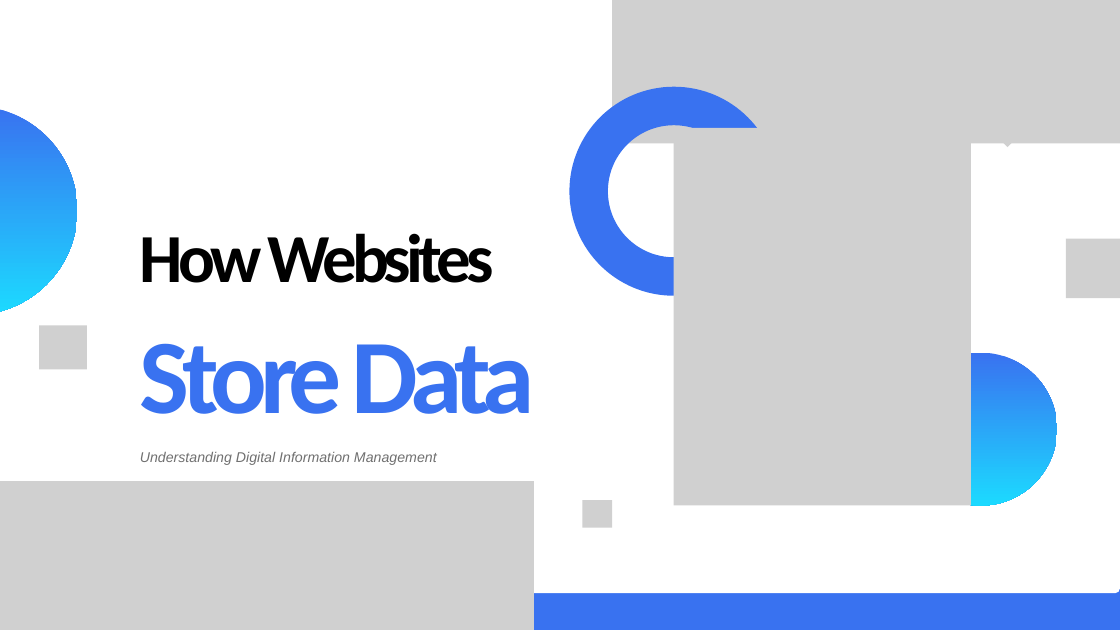
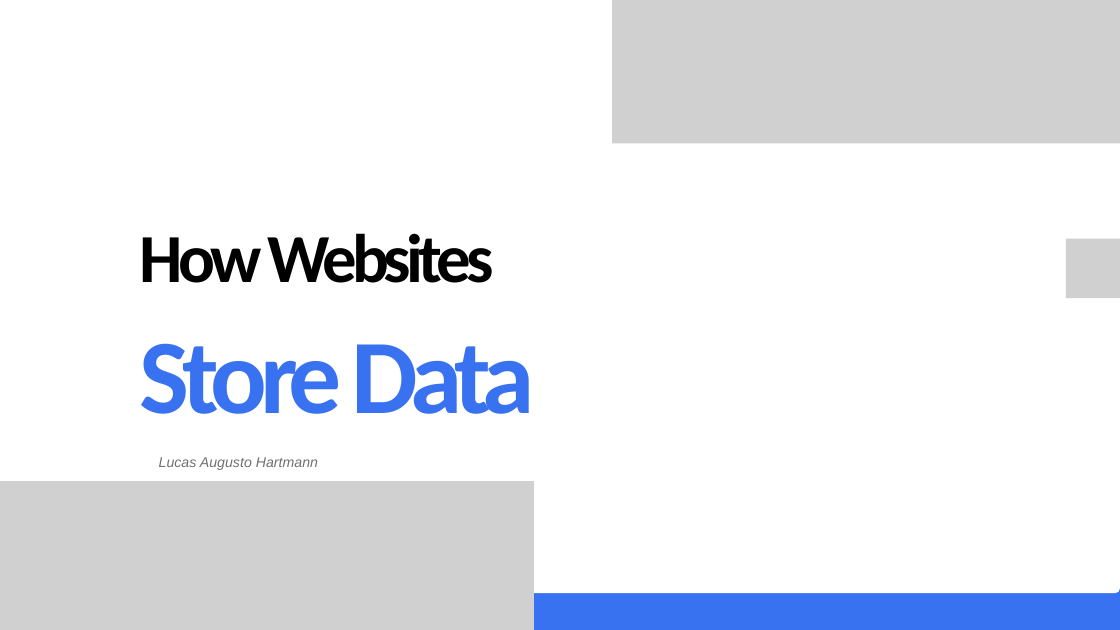
Before and after one commit to lucashartmann/Senac, a slide deck: slide 1 of Inglês/Março 26/Aula 16/websites.pptx. Drawn at 1120x630 pixels with LibreOffice and Linux fonts; fonts in the diff are those of the drawing; grey boxes stand for pictures. Boxes give left, top, right and bottom in pixels: in the first picture for what was removed or moved away, otherwise in the second. Text is boxed around its words. In the diff, an @@ line names an element or a change of style, - is before the commit and + after.

```diff
--- a/Inglês/Março 26/Aula 16/websites.pptx
+++ b/Inglês/Março 26/Aula 16/websites.pptx
@@ freeform shape removed at (x1=0, y1=106, x2=77, y2=315) @@
@@ freeform shape removed at (x1=589, y1=106, x2=759, y2=277) @@
@@ picture removed at (x1=981, y1=97, x2=1031, y2=147) @@
@@ picture removed at (x1=674, y1=128, x2=971, y2=506) @@
@@ picture removed at (x1=39, y1=325, x2=87, y2=370) @@
@@ freeform shape removed at (x1=904, y1=353, x2=1057, y2=506) @@
@@ text at (x1=159, y1=457, x2=318, y2=470): text changed @@
-Understanding Digital Information Management
+Lucas Augusto Hartmann
@@ picture removed at (x1=582, y1=500, x2=612, y2=528) @@
```
Also in this commit, not shown: 2 other slides changed, 1 slide added, 1 slide removed, 58 other files.
